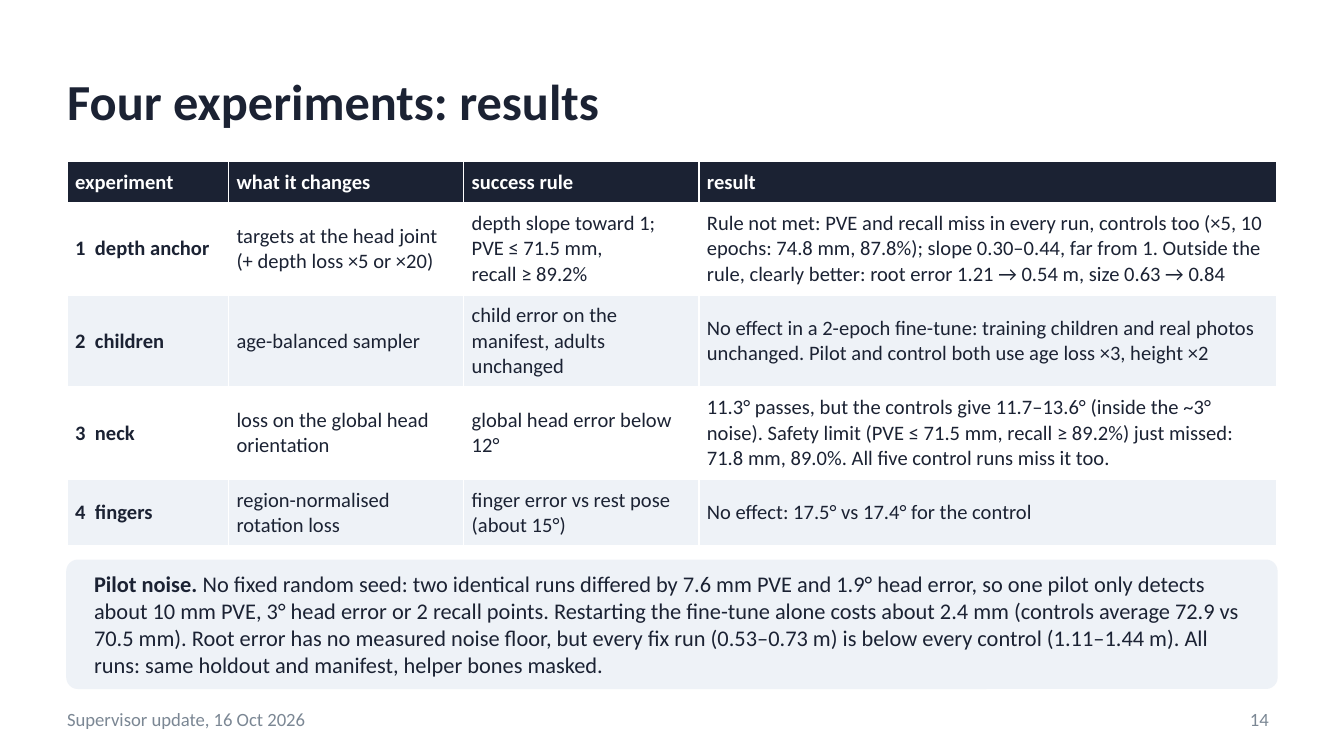
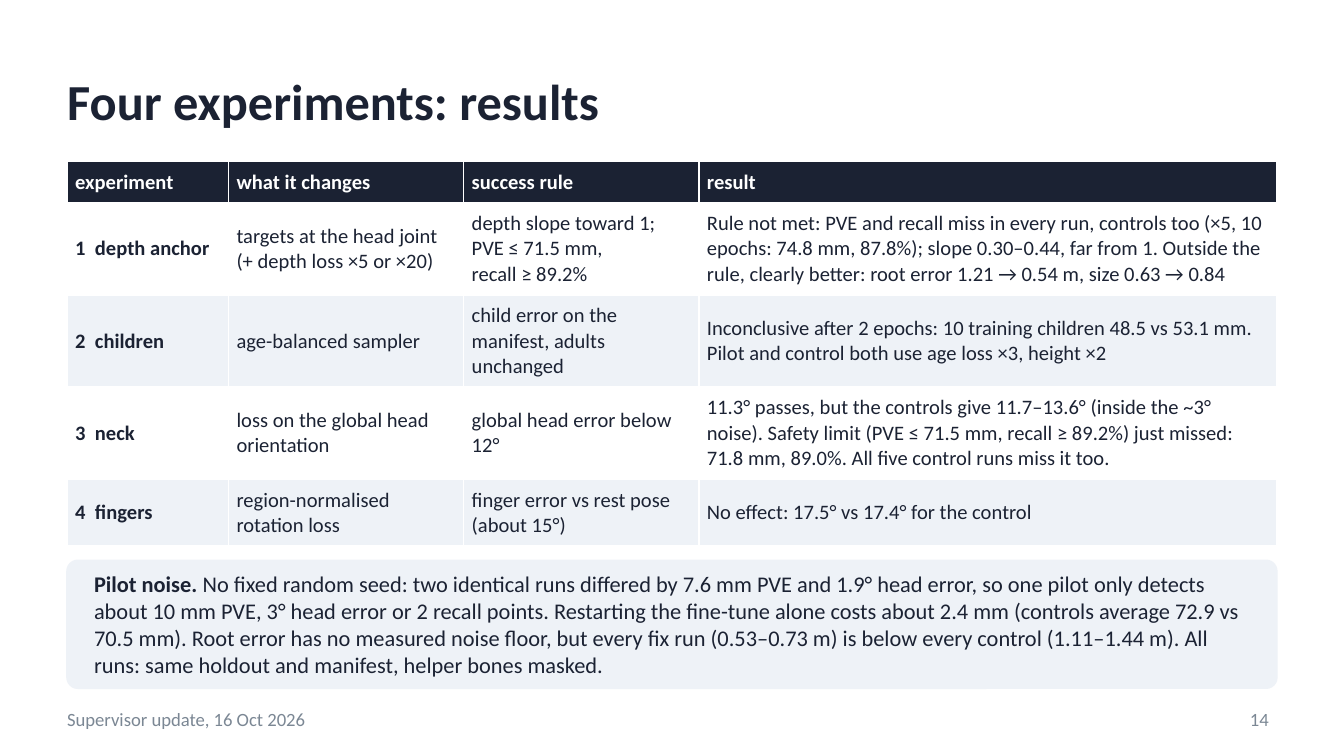
Before and after one commit to saadnajib/Multi-Person-Whole-Body-Human-Mesh-Recovery-in-a-Single-Shot-with-Annyone-dataset-and-3dpw-dataset, a slide deck: slide 14 of docs/supervisor_update_2026-10-16.pptx. Drawn at 1344x756 pixels with LibreOffice and Linux fonts; fonts in the diff are those of the drawing. Boxes give left, top, right and bottom in pixels: in the first picture for what was removed or moved away, otherwise in the second. Text is boxed around its words. In the diff, an @@ line names an element or a change of style, - is before the commit and + after.

```diff
--- a/docs/supervisor_update_2026-10-16.pptx
+++ b/docs/supervisor_update_2026-10-16.pptx
@@ table at <box>67,161,1277,539</box> @@
-row 3, column 4: No effect in a 2-epoch fine-tune: training children and real photos unchanged. Pilot and control both use age loss ×3, height ×2
+row 3, column 4: Inconclusive after 2 epochs: 10 training children 48.5 vs 53.1 mm. Pilot and control both use age loss ×3, height ×2
```
Also in this commit, not shown: 2 other slides changed, 3 other files.
